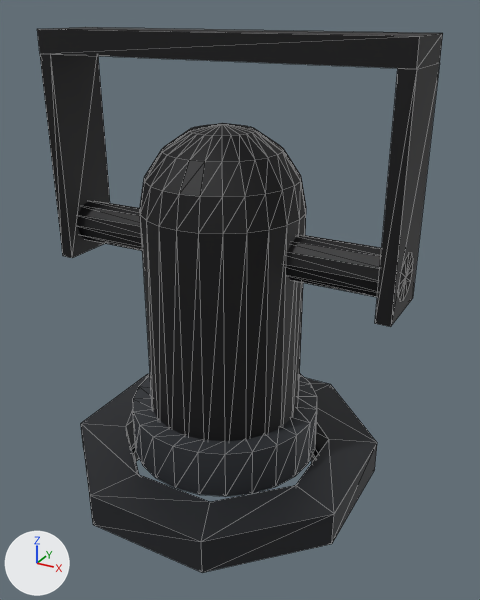
What one commit did to the glTF model assets/models/lamps/par-20-no-clamp.glb.
Camera for both pictures: a 50 mm lens placed at (0.137, -0.235, -0.032), pointed at (0.008, 0.0, -0.15). The axes (+X, +Y, +Z) are drawn at lower left. The lights are the same throughout. The first picture is the older version. Mesh edges are drawn as thin lines. Where no turn or scale is listed for an object, it has been applied to the vertices. Vertices at exactly the same position are counted once.

Objects in the first picture: 'colour-frame-runner', 'hanging-frame', 'lens-ring', 'par-can'.
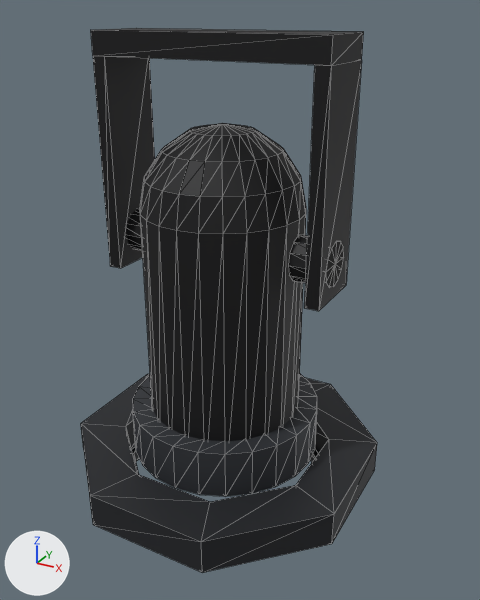
Location of each change, (x1, y1, x2, y2) in pixels of the pictures (480 x 600 px; the box of a moved part takes in the faces that stretch with it):
'hanging-frame', reshaped (33% narrower)
    before: (37, 27, 443, 327)
    after: (91, 28, 364, 311)
part 1 of me_hanging_frame, moved or reshaped
    before: (77, 201, 142, 251)
    after: (126, 209, 142, 251)
part 2 of me_hanging_frame, moved or reshaped
    before: (285, 235, 413, 302)
    after: (288, 235, 344, 288)
part 3 of me_hanging_frame, moved or reshaped
    before: (417, 33, 443, 69)
    after: (331, 32, 364, 66)
part 4 of me_hanging_frame, moved or reshaped
    before: (375, 63, 440, 327)
    after: (304, 60, 362, 311)
part 5 of me_hanging_frame, moved or reshaped
    before: (37, 27, 441, 69)
    after: (91, 28, 357, 66)
part 6 of me_hanging_frame, moved or reshaped
    before: (40, 54, 110, 258)
    after: (93, 56, 155, 268)

What changed in the scene script:
```text
Change me_hanging_frame:
    used by ob_hanging_frame; location = (0.0, 0.0, 0.0)
    remove me_hanging_frame.from_pydata(...)  # 72 vertices, 132 faces; spans x -0.08..0.08, y -0.015..0.015, z -0.14..-0.04
    add me_hanging_frame.from_pydata(...)  # 72 vertices, 132 faces; spans x -0.051..0.051, y -0.015..0.015, z -0.14..-0.04
    me_hanging_frame part 1: the loose piece of 26 vertices spanning x -0.08..-0.017, y -0.01..0.01, z -0.135..-0.116 is scaled about its middle by (0.258, 1, 1), then moved by (0.005, 0.0, 0.0)
    me_hanging_frame part 2: the loose piece of 26 vertices spanning x 0.017..0.08, y -0.01..0.01, z -0.135..-0.116 is scaled about its middle by (0.258, 1, 1), then moved by (-0.005, 0.0, 0.0)
    me_hanging_frame part 3: all 6 vertices in x 0.074..0.08, y -0.015..0.015, z -0.05..-0.04 are moved by (-0.029, 0.0, 0.0)
    me_hanging_frame part 4: all 4 vertices in x 0.074..0.08, y -0.015..0.015, z -0.14 are moved by (-0.029, 0.0, 0.0)
    me_hanging_frame part 5: all 6 vertices in x -0.08..-0.074, y -0.015..0.015, z -0.05..-0.04 are moved by (0.029, 0.0, 0.0)
    me_hanging_frame part 6: all 4 vertices in x -0.08..-0.074, y -0.015..0.015, z -0.14 are moved by (0.029, 0.0, 0.0)
```
